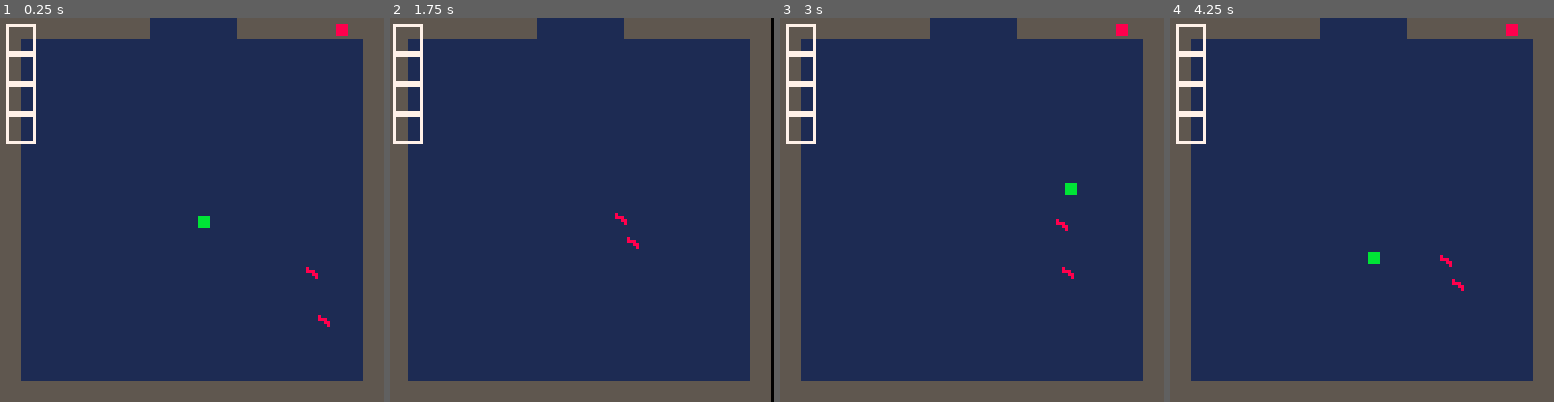
Above: before the commit, frames 1-4 (left to right).
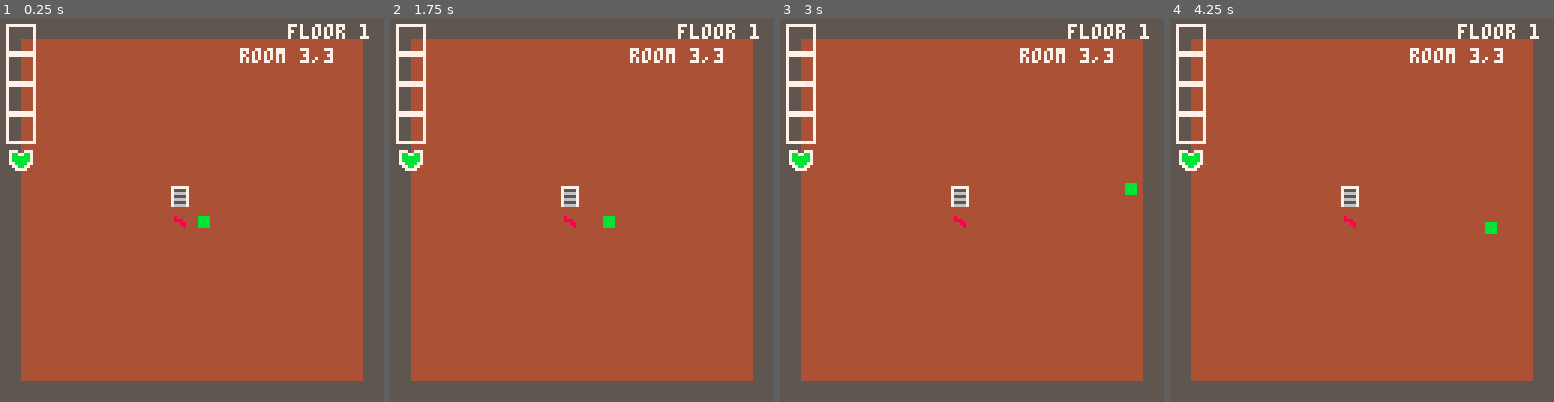
Above: after the commit, the same moments.

Repository: turnercore/slimeio
Game: PICO-8 cartridge slime.p8
Two runs of this game, one before a commit and one after it. Both use one fixed random seed, a clock stepped at 60 frames per second and the inputs below.
Inputs:
- Up to frame 1 (0.25 s): no input
- Up to frame 2 (1.75 s): tap X (X key) at 0.33, 1.07 s; tap O (Z key) at 0.7, 1.7 s; hold Right from 1.6 s (still down)
- Up to frame 3 (3 s): tap X (X key) at 1.85, 2.97 s; release Right at 2.1 s; tap O (Z key) at 2.1, 2.5, 2.9 s; hold Up 2.15-2.42 s; hold Right from 2.47 s (still down)
- Up to frame 4 (4.25 s): release Right at 3.03 s; hold Left 3.08-3.58 s; tap O (Z key) at 3.3, 3.7, 4.1 s; hold Down 3.63-3.97 s; hold Right from 4.02 s (still down); tap X (X key) at 4.08 s

The runs differ from the first frame. In frame 1, 81% of the frame differs, in the area x 2-97%, y 0-95%; in frame 2, 83%, in the area x 0-100%, y 0-100%; in frame 3, 81%; in frame 4, 81%.

Commit message:
Enhance player state management and UI updates for weapon display and room transitions

Diff:
--- a/game.lua
+++ b/game.lua
@@ -16,13 +16,15 @@
 state = {}
 
 function _init()
-  srand(1)
+  srand(time())
   state = {
     map_w = 5,
     map_h = 5,
     rooms = {},
     room_x = 3,
     room_y = 3,
+    start_room = { x = 3, y = 3 },
+    level = 1,
     enemies = {},
     drops = {},
     projectiles = {},
@@ -31,7 +33,8 @@
     muzzle_flashes = {},
     screen_flashes = {},
     paused = false,
-    pause_t = 0
+    pause_t = 0,
+    t = 0
   }
 
   init_map()
@@ -49,6 +52,7 @@
     return
   end
 
+  state.t = (state.t or 0) + 1
   if update_player() then
     update_juice()
     return
@@ -74,18 +78,23 @@
 end
 
 function init_map()
+  state.start_room = { x = state.room_x, y = state.room_y }
+  local floor_cols = { 1, 2, 3, 4 }
   for x = 1, state.map_w do
     state.rooms[x] = {}
     for y = 1, state.map_h do
       state.rooms[x][y] = {
         doors = { n = false, s = false, e = false, w = false },
         generated = false,
-        cleared = false
+        cleared = false,
+        spawn_pending = false,
+        spawn_t = 0,
+        floor_col = floor_cols[flr(rnd(#floor_cols)) + 1]
       }
     end
   end
 
-  local sx, sy = state.room_x, state.room_y
+  local sx, sy = state.start_room.x, state.start_room.y
   local ex, ey = sx, sy
   repeat
     ex, ey = flr(rnd(state.map_w)) + 1, flr(rnd(state.map_h)) + 1
@@ -144,6 +153,11 @@
     dodge_t = 0,
     attack_t = 0,
     attack_hit = {},
+    combo_step = 0,
+    combo_t = 0,
+    attack_cd = 0,
+    throw_cd = 0,
+    throw_held = false,
     weapons = {}
   }
 end
@@ -154,18 +168,27 @@
   state.drops = {}
   state.projectiles = {}
   local room = state.rooms[rx][ry]
+  room.spawn_t = 75
+  room.spawn_pending = not room.cleared
   if not room.generated then
     room.generated = true
-    local count = flr(rnd(3)) + 2
-    for i = 1, count do
-      add(state.enemies, make_enemy())
+    if rx == state.start_room.x and ry == state.start_room.y then
+      room.spawn_list = { make_tutorial_enemy() }
+      room.spawn_t = 0
+    else
+      local count = flr(rnd(3)) + 2
+      room.spawn_list = {}
+      for i = 1, count do
+        add(room.spawn_list, make_enemy())
+      end
     end
   elseif room.cleared then
     -- no enemies
   else
     local count = flr(rnd(2)) + 1
+    room.spawn_list = {}
     for i = 1, count do
-      add(state.enemies, make_enemy())
+      add(room.spawn_list, make_enemy())
     end
   end
 
@@ -180,13 +203,24 @@
     y = flr(rnd(96)) + 16,
     w = 8,
     h = 8,
-    hp = flr(rnd(2)) + 1,
+    hp = 3,
+    max_hp = 3,
     dmg = 1,
     speed = 0.6,
     stun_t = 0
   }
 end
 
+function make_tutorial_enemy()
+  local e = make_enemy()
+  e.no_attack = true
+  e.no_move = true
+  e.force_drop = true
+  e.hp = 2
+  e.max_hp = 2
+  return e
+end
+
 function update_player()
   local p = state.player
   if p.hp <= 0 then
@@ -198,16 +232,30 @@
 
   if p.invuln_t > 0 then p.invuln_t -= 1 end
 
+  if p.attack_cd > 0 then
+    p.attack_cd -= 1
+  end
+
+  if p.throw_cd > 0 then
+    p.throw_cd -= 1
+  end
+
   local both_held = btn(4) and btn(5)
   if both_held and not p.throw_held then
     p.throw_held = true
-    try_throw_weapon()
+    if p.throw_cd <= 0 then
+      try_throw_weapon()
+    end
   elseif not both_held then
     p.throw_held = false
-  elseif btnp(4) and p.attack_t <= 0 and p.dodge_t <= 0 then
-    start_attack()
-  elseif btnp(5) and p.dodge_t <= 0 then
-    start_dodge()
+  end
+
+  if not both_held then
+    if btnp(4) and p.attack_t <= 0 and p.dodge_t <= 0 and p.attack_cd <= 0 then
+      start_attack()
+    elseif btnp(5) and p.dodge_t <= 0 then
+      start_dodge()
+    end
   end
 
   local move_x, move_y = 0, 0
@@ -234,33 +282,134 @@
     end
   )
 
+  if p.combo_t > 0 then
+    p.combo_t -= 1
+    if p.combo_t <= 0 then
+      p.combo_step = 0
+    end
+  end
+
   if p.attack_t > 0 then
     p.attack_t -= 1
     do_attack_hit()
   end
 
   handle_room_transition()
+  handle_exit()
+end
+
+function handle_exit()
+  local p = state.player
+  local room = state.rooms[state.room_x][state.room_y]
+  if not room.cleared or #state.enemies > 0 or room.spawn_pending then return end
+  if state.room_x != state.exit_room.x or state.room_y != state.exit_room.y then
+    return
+  end
+  if collisions.rect_rect(p.x, p.y, p.w, p.h, 60, 60, 8, 8) and btnp(3) then
+    new_level()
+  end
+end
+
+function new_level()
+  state.level = (state.level or 1) + 1
+  state.room_x, state.room_y = 3, 3
+  init_map()
+  enter_room(state.room_x, state.room_y, true)
+  state.player.x, state.player.y = 64, 64
 end
 
 function start_attack()
   local p = state.player
-  p.attack_t = 6
+  local weapon_count = #p.weapons
+  local max_combo = min(weapon_count, 4)
+  if weapon_count <= 0 then
+    p.combo_step = 0
+    p.combo_t = 0
+  else
+    p.combo_step = p.combo_step + 1
+    if p.combo_step > max_combo then
+      p.combo_step = 1
+    end
+    p.combo_t = 45
+  end
   p.attack_hit = {}
+  p.attack_boxes, p.attack_dmg, p.attack_t = get_attack_data(p)
+  p.attack_fx_kind = p.combo_step
+  p.attack_fx_weapon = nil
+  if weapon_count > 0 then
+    local w = p.weapons[p.combo_step]
+    if w then p.attack_fx_weapon = w.spr end
+  end
+  p.attack_cd = 12
 end
 
 function do_attack_hit()
   local p = state.player
-  local dir = p.last_dir
-  local ax = p.x + p.w / 2 + dir.x * 8 - 4
-  local ay = p.y + p.h / 2 + dir.y * 8 - 4
-  local aw, ah = 8, 8
+  if not p.attack_boxes then return end
+  local dmg = p.attack_dmg or 1
+  local pad = 3
   for i = #state.enemies, 1, -1 do
     local e = state.enemies[i]
-    if not p.attack_hit[e] and collisions.rect_rect(ax, ay, aw, ah, e.x, e.y, e.w, e.h) then
-      p.attack_hit[e] = true
-      damage_enemy(e, 1, false)
-    end
-  end
+    if not p.attack_hit[e] then
+      for b in all(p.attack_boxes) do
+        if collisions.rect_rect(b.x - pad, b.y - pad, b.w + pad * 2, b.h + pad * 2, e.x, e.y, e.w, e.h) then
+          p.attack_hit[e] = true
+          damage_enemy(e, dmg, false, p.x + p.w / 2, p.y + p.h / 2, 3)
+          break
+        end
+      end
+    end
+  end
+end
+
+function get_attack_data(p)
+  local dir = p.last_dir
+  local center_x = p.x + p.w / 2
+  local center_y = p.y + p.h / 2
+  local boxes = {}
+  local dmg = 1
+  local dur = 6
+  local px, py = -dir.y, dir.x
+
+  if #p.weapons <= 0 then
+    local ax = center_x + dir.x * 8 - 4
+    local ay = center_y + dir.y * 8 - 4
+    add(boxes, { x = ax, y = ay, w = 8, h = 8 })
+    dmg = 1
+    dur = 12
+    return boxes, dmg, dur
+  end
+  local weapon = p.weapons[p.combo_step]
+  if weapon and weapon.dmg then
+    dmg = weapon.dmg * p.combo_step
+  end
+
+  if p.combo_step == 1 then
+    local ax = center_x + dir.x * 10 - 4
+    local ay = center_y + dir.y * 10 - 4
+    add(boxes, { x = ax, y = ay, w = 8, h = 8 })
+    dur = 6
+  elseif p.combo_step == 2 then
+    local ax = center_x + dir.x * 8 - 4
+    local ay = center_y + dir.y * 8 - 4
+    add(boxes, { x = ax - px * 6, y = ay - py * 6, w = 8, h = 8 })
+    add(boxes, { x = ax, y = ay, w = 8, h = 8 })
+    add(boxes, { x = ax + px * 6, y = ay + py * 6, w = 8, h = 8 })
+    dur = 7
+  elseif p.combo_step == 3 then
+    add(boxes, { x = p.x - 4, y = p.y - 4, w = 16, h = 16 })
+    dur = 6
+  else
+    for i = 1, 3 do
+      local dist = 8 * i
+      local ax = center_x + dir.x * dist - 4
+      local ay = center_y + dir.y * dist - 4
+      add(boxes, { x = ax, y = ay, w = 8, h = 8 })
+    end
+    dur = 8
+  end
+
+  return boxes, dmg, dur
 end
 
 function start_dodge()
@@ -272,8 +421,15 @@
 function try_throw_weapon()
   local p = state.player
   if #p.weapons <= 0 then return end
-  local weapon = p.weapons[#p.weapons]
-  deli(p.weapons, #p.weapons)
+  local weapon = p.weapons[1]
+  weapon.dur = max(0, (weapon.dur or 1) - 1)
+  if weapon.dur <= 0 then
+    weapon.dur = 0
+  end
+  deli(p.weapons, 1)
+  p.combo_step = 0
+  p.combo_t = 0
+  p.throw_cd = 60
   local dir = p.last_dir
   local proj = {
     x = p.x + 2,
@@ -282,18 +438,33 @@
     h = 4,
     dx = dir.x * 3.2,
     dy = dir.y * 3.2,
-    spr = weapon.spr
+    spr = weapon.spr,
+    dmg = weapon.dmg or 1,
+    dur = weapon.dur or 0
   }
   add(state.projectiles, proj)
 end
 
 function update_enemies()
+  local room = state.rooms[state.room_x][state.room_y]
+  if room.spawn_pending then
+    room.spawn_t = room.spawn_t - 1
+    if room.spawn_t <= 0 then
+      room.spawn_pending = false
+      if room.spawn_list then
+        for e in all(room.spawn_list) do
+          add(state.enemies, e)
+        end
+        room.spawn_list = nil
+      end
+    end
+  end
   local p = state.player
   for i = #state.enemies, 1, -1 do
     local e = state.enemies[i]
     if e.hp <= 0 then
       add_explosion(e.x + 4, e.y + 4, 1, 5, 8)
-      if rnd(1) < 0.6 then
+      if e.force_drop or rnd(1) < 0.6 then
         add(state.drops, make_drop(e.x, e.y))
       end
       deli(state.enemies, i)
@@ -301,29 +472,31 @@
       if e.stun_t > 0 then
         e.stun_t -= 1
       else
-        local vx, vy = 0, 0
-        if p.hp > 0 then
-          vx = sgn(p.x - e.x) * e.speed
-          vy = sgn(p.y - e.y) * e.speed
-        else
-          if e.wander_t == nil or e.wander_t <= 0 then
-            e.wander_t = flr(rnd(40)) + 20
-            local ang = rnd(1)
-            e.wander_dx = cos(ang) * e.speed
-            e.wander_dy = sin(ang) * e.speed
+        if not e.no_move then
+          local vx, vy = 0, 0
+          if p.hp > 0 then
+            vx = sgn(p.x - e.x) * e.speed
+            vy = sgn(p.y - e.y) * e.speed
+          else
+            if e.wander_t == nil or e.wander_t <= 0 then
+              e.wander_t = flr(rnd(40)) + 20
+              local ang = rnd(1)
+              e.wander_dx = cos(ang) * e.speed
+              e.wander_dy = sin(ang) * e.speed
+            end
+            e.wander_t -= 1
+            vx = e.wander_dx or 0
+            vy = e.wander_dy or 0
           end
-          e.wander_t -= 1
-          vx = e.wander_dx or 0
-          vy = e.wander_dy or 0
+          e.x, e.y = sweep_move(
+            e.x, e.y, vx, vy, function(nx, ny)
+              return room_collides(nx, ny, e.w, e.h)
+            end
+          )
         end
-        e.x, e.y = sweep_move(
-          e.x, e.y, vx, vy, function(nx, ny)
-            return room_collides(nx, ny, e.w, e.h)
-          end
-        )
-      end
-
-      if p.hp > 0 then
+      end
+
+      if p.hp > 0 and not e.no_attack then
         if p.invuln_t <= 0 and collisions.rect_rect(p.x, p.y, p.w, p.h, e.x, e.y, e.w, e.h) then
           player_hit(e, e.dmg or 1)
         end
@@ -342,7 +515,9 @@
     local pr = state.projectiles[i]
     local nx, ny = pr.x + pr.dx, pr.y + pr.dy
     if room_collides(nx, ny, pr.w, pr.h) then
-      add(state.drops, { x = pr.x, y = pr.y, spr = pr.spr })
+      if (pr.dur or 0) > 0 then
+        add(state.drops, { x = pr.x, y = pr.y, spr = pr.spr, dmg = pr.dmg, dur = pr.dur })
+      end
       deli(state.projectiles, i)
     else
       pr.x, pr.y = nx, ny
@@ -350,7 +525,7 @@
       for j = #state.enemies, 1, -1 do
         local e = state.enemies[j]
         if collisions.rect_rect(pr.x, pr.y, pr.w, pr.h, e.x, e.y, e.w, e.h) then
-          damage_enemy(e, 1, true)
+          apply_throw_impact(pr)
           hit = true
           break
         end
@@ -362,13 +537,53 @@
   end
 end
 
+function apply_throw_impact(pr)
+  local cx = pr.x + pr.w / 2
+  local cy = pr.y + pr.h / 2
+  local aoe_r = 16
+  local aoe_r2 = aoe_r * aoe_r
+  local hit_any = false
+  for e in all(state.enemies) do
+    local ex = e.x + e.w / 2
+    local ey = e.y + e.h / 2
+    local dx = ex - cx
+    local dy = ey - cy
+    if dx * dx + dy * dy <= aoe_r2 then
+      e.stun_t = max(e.stun_t or 0, 90)
+      local len = sqrt(dx * dx + dy * dy)
+      if len > 0 then
+        local kx = dx / len * 4
+        local ky = dy / len * 4
+        e.x, e.y = sweep_move(e.x, e.y, kx, ky, function(nx, ny)
+          return room_collides(nx, ny, e.w, e.h)
+        end)
+      end
+      hit_any = true
+    end
+    if collisions.rect_rect(pr.x, pr.y, pr.w, pr.h, e.x, e.y, e.w, e.h) then
+      damage_enemy(e, pr.dmg or 1, true, cx, cy, 2)
+    end
+  end
+  if hit_any then
+    ss(8, 2)
+  end
+end
+
 function update_drops()
   local p = state.player
   for i = #state.drops, 1, -1 do
     local d = state.drops[i]
-    if collisions.rect_rect(p.x, p.y, p.w, p.h, d.x, d.y, 8, 8) then
+    if d.fly_t and d.fly_t > 0 then
+      d.fly_t -= 1
+      d.x += d.vx
+      d.y += d.vy
+      d.vx *= 0.9
+      d.vy *= 0.9
+    end
+    if (not d.fly_t or d.fly_t <= 0) and collisions.rect_rect(p.x, p.y, p.w, p.h, d.x, d.y, 8, 8) then
       if #p.weapons < 4 then
-        add(p.weapons, { spr = d.spr, dur = 1 })
+        local stats = weapon_stats(d.spr)
+        add(p.weapons, { spr = d.spr, dmg = d.dmg or stats.dmg, dur = d.dur or stats.dur })
         deli(state.drops, i)
       end
     end
@@ -383,10 +598,10 @@
   end
   p.invuln_t = 20
   if #p.weapons > 0 then
-    local top = p.weapons[1]
+    local top = p.weapons[#p.weapons]
     top.dur -= hit_dmg
     if top.dur <= 0 then
-      deli(p.weapons, 1)
+      deli(p.weapons, #p.weapons)
     end
   else
     p.hp = max(0, p.hp - hit_dmg)
@@ -399,38 +614,84 @@
       return room_collides(nx, ny, p.w, p.h)
     end
   )
-  ss(6, 2)
+  ss(10, 3)
+  add_screen_flash(6, 8)
   hitstop(2)
 end
 
-function damage_enemy(e, dmg, from_throw)
+function damage_enemy(e, dmg, from_throw, src_x, src_y, kb)
   e.hp -= dmg
-  if from_throw then
-    e.stun_t = 30
+  local stun = from_throw and 90 or 8
+  e.stun_t = max(e.stun_t or 0, stun)
+  if src_x and src_y and kb and kb > 0 then
+    local dx = e.x + e.w / 2 - src_x
+    local dy = e.y + e.h / 2 - src_y
+    local len = sqrt(dx * dx + dy * dy)
+    if len > 0 then
+      dx = dx / len
+      dy = dy / len
+      local kx = dx * kb
+      local ky = dy * kb
+      e.x, e.y = sweep_move(e.x, e.y, kx, ky, function(nx, ny)
+        return room_collides(nx, ny, e.w, e.h)
+      end)
+    end
   end
 end
 
 function make_drop(x, y)
   local keys = { WEAPON_SPRITES.SWORD, WEAPON_SPRITES.PAN, WEAPON_SPRITES.SHIELD, WEAPON_SPRITES.BROOM }
   local spr_id = keys[flr(rnd(#keys)) + 1]
-  return { x = x, y = y, spr = spr_id }
+  local stats = weapon_stats(spr_id)
+  local ang = rnd(1)
+  return {
+    x = x,
+    y = y,
+    spr = spr_id,
+    dmg = stats.dmg,
+    dur = stats.dur,
+    fly_t = 12,
+    vx = cos(ang) * 1.4,
+    vy = sin(ang) * 1.4
+  }
+end
+
+function weapon_stats(spr)
+  local stats = {
+    [WEAPON_SPRITES.SWORD] = { dmg = 1, dur = 1 },
+    [WEAPON_SPRITES.PAN] = { dmg = 1, dur = 1 },
+    [WEAPON_SPRITES.SHIELD] = { dmg = 1, dur = 1 },
+    [WEAPON_SPRITES.BROOM] = { dmg = 1, dur = 1 }
+  }
+  return stats[spr] or { dmg = 1, dur = 1 }
 end
 
 function handle_room_transition()
   local p = state.player
   local room = state.rooms[state.room_x][state.room_y]
+  if #state.enemies > 0 or room.spawn_pending then
+    return
+  end
+  local t = 6
+  local door_w = 28
+  local door_min = 64 - door_w / 2
+  local door_max = 64 + door_w / 2
   if p.x < 0 and room.doors.w then
     enter_room(state.room_x - 1, state.room_y)
-    p.x = 120
+    p.x = 128 - t - p.w
+    p.y = mid(door_min + 1, p.y, door_max - p.h - 1)
   elseif p.x > 120 and room.doors.e then
     enter_room(state.room_x + 1, state.room_y)
-    p.x = 0
+    p.x = t
+    p.y = mid(door_min + 1, p.y, door_max - p.h - 1)
   elseif p.y < 0 and room.doors.n then
     enter_room(state.room_x, state.room_y - 1)
-    p.y = 120
+    p.y = 128 - t - p.h
+    p.x = mid(door_min + 1, p.x, door_max - p.w - 1)
   elseif p.y > 120 and room.doors.s then
     enter_room(state.room_x, state.room_y + 1)
-    p.y = 0
+    p.y = t
+    p.x = mid(door_min + 1, p.x, door_max - p.w - 1)
   end
 end
 
@@ -442,26 +703,27 @@
   local top = y < t
   local bottom = y + h > 128 - t
   local room = state.rooms[state.room_x][state.room_y]
+  local locked = #state.enemies > 0 or room.spawn_pending
   if left then
-    if room.doors.w and y + h > 64 - door_w / 2 and y < 64 + door_w / 2 then
+    if not locked and room.doors.w and y + h > 64 - door_w / 2 and y < 64 + door_w / 2 then
       return false
     end
     return true
   end
   if right then
-    if room.doors.e and y + h > 64 - door_w / 2 and y < 64 + door_w / 2 then
+    if not locked and room.doors.e and y + h > 64 - door_w / 2 and y < 64 + door_w / 2 then
       return false
     end
     return true
   end
   if top then
-    if room.doors.n and x + w > 64 - door_w / 2 and x < 64 + door_w / 2 then
+    if not locked and room.doors.n and x + w > 64 - door_w / 2 and x < 64 + door_w / 2 then
       return false
     end
     return true
   end
   if bottom then
-    if room.doors.s and x + w > 64 - door_w / 2 and x < 64 + door_w / 2 then
+    if not locked and room.doors.s and x + w > 64 - door_w / 2 and x < 64 + door_w / 2 then
       return false
     end
     return true
@@ -470,22 +732,26 @@
 end
 
 function draw_room()
-  rectfill(0, 0, 127, 127, 1)
+  local room = state.rooms[state.room_x][state.room_y]
+  rectfill(0, 0, 127, 127, room.floor_col or 1)
   local t = 6
   rectfill(0, 0, 127, t, 5)
   rectfill(0, 127 - t, 127, 127, 5)
   rectfill(0, 0, t, 127, 5)
   rectfill(127 - t, 0, 127, 127, 5)
 
-  local room = state.rooms[state.room_x][state.room_y]
+  local locked = #state.enemies > 0 or room.spawn_pending
   local door_w = 28
-  if room.doors.n then rectfill(64 - door_w / 2, 0, 64 + door_w / 2, t, 1) end
-  if room.doors.s then rectfill(64 - door_w / 2, 127 - t, 64 + door_w / 2, 127, 1) end
-  if room.doors.w then rectfill(0, 64 - door_w / 2, t, 64 + door_w / 2, 1) end
-  if room.doors.e then rectfill(127 - t, 64 - door_w / 2, 127, 64 + door_w / 2, 1) end
-
-  if state.room_x == state.exit_room.x and state.room_y == state.exit_room.y then
-    circfill(64, 64, 3, 10)
+  if room.doors.n and not locked then rectfill(64 - door_w / 2, 0, 64 + door_w / 2, t, 1) end
+  if room.doors.s and not locked then rectfill(64 - door_w / 2, 127 - t, 64 + door_w / 2, 127, 1) end
+  if room.doors.w and not locked then rectfill(0, 64 - door_w / 2, t, 64 + door_w / 2, 1) end
+  if room.doors.e and not locked then rectfill(127 - t, 64 - door_w / 2, 127, 64 + door_w / 2, 1) end
+
+  if room.cleared and state.room_x == state.exit_room.x and state.room_y == state.exit_room.y then
+    spr(62, 56, 56, 2, 2)
+  end
+  if state.room_x == state.start_room.x and state.room_y == state.start_room.y then
+    spr(63, 56, 56, 2, 2)
   end
 end
 
@@ -499,17 +765,60 @@
   if not flicker then
     spr(PLAYER_SPIRTE[1], p.x, p.y)
   end
-  if p.attack_t > 0 then
-    local dir = p.last_dir
-    local ax = p.x + p.w / 2 + dir.x * 8 - 4
-    local ay = p.y + p.h / 2 + dir.y * 8 - 4
-    rect(ax, ay, ax + 7, ay + 7, 8)
+  if p.attack_t > 0 and p.attack_boxes then
+    draw_attack_fx(p)
+  end
+end
+
+function draw_attack_fx(p)
+  local dir = p.last_dir
+  local cx = p.x + p.w / 2
+  local cy = p.y + p.h / 2
+  local px, py = -dir.y, dir.x
+  local col = 10
+  local spr_id = p.attack_fx_weapon
+
+  if #p.weapons <= 0 or p.attack_fx_kind == 0 then
+    return
+  end
+
+  if p.attack_fx_kind == 1 then
+    if spr_id then
+      spr(spr_id, cx + dir.x * 10 - 4, cy + dir.y * 10 - 4)
+    end
+  elseif p.attack_fx_kind == 2 then
+    for i = -1, 1 do
+      local ox = px * i * 6
+      local oy = py * i * 6
+      if spr_id then
+        spr(spr_id, cx + ox + dir.x * 10 - 4, cy + oy + dir.y * 10 - 4)
+      end
+    end
+  elseif p.attack_fx_kind == 3 then
+    if spr_id then
+      spr(spr_id, cx + 12 - 4, cy - 4)
+      spr(spr_id, cx - 12 - 4, cy - 4)
+      spr(spr_id, cx - 4, cy + 12 - 4)
+      spr(spr_id, cx - 4, cy - 12 - 4)
+    end
+  else
+    line(cx, cy, cx + dir.x * 24, cy + dir.y * 24, col)
+    if spr_id then
+      spr(spr_id, cx + dir.x * 22 - 4, cy + dir.y * 22 - 4)
+    end
   end
 end
 
 function draw_enemies()
   for e in all(state.enemies) do
     spr(ENEMY_SPRITE[1], e.x, e.y)
+    if e.max_hp and e.hp < e.max_hp then
+      local ratio = e.hp / e.max_hp
+      local bw = 8
+      local filled = flr(bw * ratio)
+      rectfill(e.x, e.y - 3, e.x + bw - 1, e.y - 2, 0)
+      rectfill(e.x, e.y - 3, e.x + filled - 1, e.y - 2, 11)
+    end
     if e.stun_t > 0 then
       rect(e.x, e.y - 2, e.x + 7, e.y - 1, 9)
     end
--- a/ui.lua
+++ b/ui.lua
@@ -1,14 +1,33 @@
 function draw_ui()
   local x, y = 2, 2
-  for i = 1, 4 do
-    rect(x, y + (i - 1) * 10, x + 9, y + (i - 1) * 10 + 9, 7)
-    if state.player.weapons[i] then
-      spr(state.player.weapons[i].spr, x + 1, y + (i - 1) * 10 + 1)
+  local weapon_count = #state.player.weapons
+  local combo_slot = 0
+  if weapon_count > 0 then
+    combo_slot = state.player.combo_step > 0 and state.player.combo_step or 1
+  end
+
+  for slot = 1, 4 do
+    local sy = y + (4 - slot) * 10
+    local outline = 7
+    if slot == combo_slot and slot <= weapon_count then
+      outline = 10
+    end
+    rect(x, sy, x + 9, sy + 9, outline)
+    if state.player.weapons[slot] then
+      spr(state.player.weapons[slot].spr, x + 1, sy + 1)
     end
   end
-  local max_hp = state.player.max_hp or 1
-  for i = 1, max_hp do
-    local col = (i <= state.player.hp) and 8 or 5
-    rectfill(112 + (i - 1) * 5, 2, 115 + (i - 1) * 5, 5, col)
+
+  local heart_y = y + 4 * 10
+  if weapon_count == 0 then
+    spr(48, x + 1, heart_y + 1)
   end
+
+  local room = state.rooms[state.room_x][state.room_y]
+  if room.spawn_pending and not room.cleared then
+    local secs = max(0, flr((room.spawn_t + 29) / 30))
+    print(secs, 60, 2, 7)
+  end
+  print("floor "..(state.level or 1), 96, 2, 7)
+  print("room "..state.room_x..","..state.room_y, 80, 10, 7)
 end
Not shown, changed: 20 lines of the sprite sheet (__gfx__) section of slime.p8
